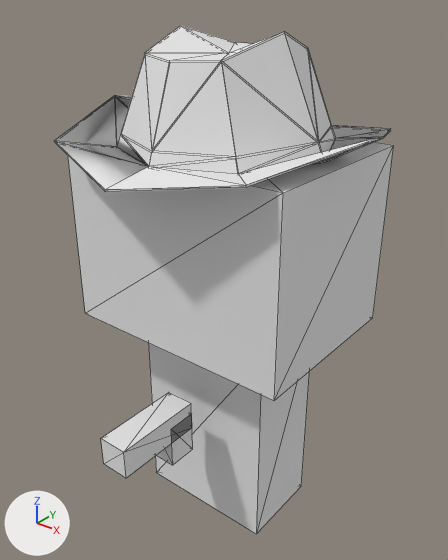
The OBJ model project/resources/Caracter/Player/Player.obj, before and after one commit.
Rendered twice from a camera (50 mm lens) standing at (2.34, -2.97, 2.61) and looking at (-0.02, -0.02, 0.77). Every picture has the same lights, and +X, +Y and +Z are marked at lower left. The first picture is the older version. Mesh edges are drawn as thin lines. Where no turn or scale is listed for an object, it has been applied to the vertices. Vertices at exactly the same position are counted once.
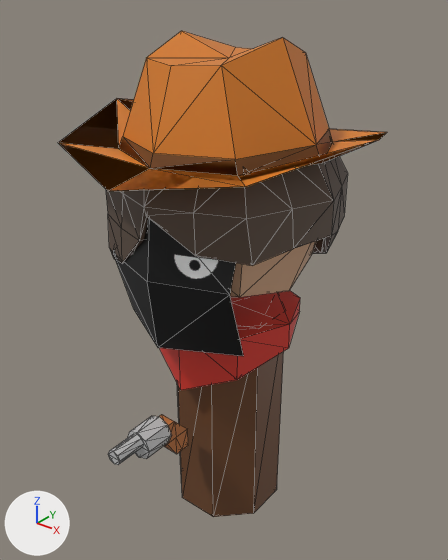
What changed in the scene script:
```text
Add img_player_png:
    img_player_png = load_image('Player.png', 'Player.png', 1024, 1024, 'sRGB')
Add img_hat_png:
    img_hat_png = load_image('Hat.png', 'Hat.png', 1024, 1024, 'sRGB')
Add mat_material:
    mat_material = principled_material('Material')
    mat_material.texture = img_player_png
Add mat_material_001:
    mat_material_001 = principled_material('Material.001')
    mat_material_001.texture = img_hat_png
Change me_cube:
    used by ob_cube; location = (0.0, 0.0, 0.0)
    remove me_cube.from_pydata(...)  # 32 vertices, 48 faces; spans x -0.8..0.8, y -1.12..0.6, z -1.0..1.7
    remove me_cube.materials.append(mat_マテリアル_001)  # white #e7e7e7
    add me_cube.from_pydata(...)  # 261 vertices, 480 faces; spans x -0.74..0.75, y -1.11..0.77, z -1.0..2.03
    me_cube part 2: a new loose piece, an 8-sided cylinder along y spanning x -0.1..0.1, y -0.91..-0.71, z -0.14..0.06, in mat_material (picture img_player_png)
    me_cube part 3: a new loose piece, an 8-sided cylinder along z spanning x -0.37..0.37, y -0.37..0.37, z -1.0..0.6, in mat_material (picture img_player_png)
    me_cube part 4: the loose piece of 8 vertices spanning x -0.8..0.8, y -0.6..0.6, z 0.5..1.7 is rebuilt with 26 vertices and now spans x -0.67..0.67, y -0.67..0.67, z 0.66..2.01, in mat_material (picture img_player_png)
    me_cube part 5: the loose piece of 8 vertices spanning x -0.1..0.1, y -0.71..-0.51, z -0.28..0.02 is rebuilt with 16 vertices and now spans x -0.06..0.06, y -0.71..-0.51, z -0.28..0.01, in mat_material (picture img_player_png)
    me_cube part 6: a new loose piece of 146 vertices spanning x -0.74..0.75, y -0.75..0.77, z 0.83..2.03, in mat_material (picture img_player_png)
    me_cube part 7: a new loose piece of 16 vertices spanning x -0.05..0.05, y -1.11..-0.91, z -0.05..0.05, in mat_material (picture img_player_png)
    me_cube part 8: a new loose piece of 16 vertices spanning x -0.5..0.5, y -0.5..0.5, z 0.15..0.61, in mat_material (picture img_player_png)
    me_cube part 9
    16 vertices are removed from x -0.5..0.5, y -1.12..0.3, z -1.0..0.5
    24 faces are deleted
    9 vertices are added at x -0.47..0.47, y -0.75..-0.45, z 0.58..1.52
    8 new faces join them
    add me_cube.materials.append(mat_material)  # picture img_player_png
Change me_cube_001:
    used by ob_cube_001; location = (0.0, 0.0, 0.0)
    remove me_cube_001.from_pydata(...)  # 66 vertices, 160 faces; spans x -1.0..1.0, y -1.0..1.0, z 1.64..2.35
    remove me_cube_001.materials.append(mat_material_003)  # white #e7e7e7
    add me_cube_001.from_pydata(...)  # 35 vertices, 62 faces; spans x -0.98..0.98, y -0.98..0.98, z 1.64..2.33
    me_cube_001 part 1: the whole mesh is rebuilt
    add me_cube_001.materials.append(mat_material_001)  # picture img_hat_png
```

What differs and where, as boxes [x1, y1, x2, y2] in the pictures (448 x 560 px):
'Cube', reshaped, recoloured: before [68, 142, 394, 534]; after [106, 156, 348, 517]
'Cube.001', reshaped, recoloured: before [54, 26, 391, 192]; after [58, 31, 387, 191]
part 2 of me_cube, added: after [127, 416, 171, 459]
part 3 of me_cube, added (brown): after [177, 351, 284, 517]
part 4 of me_cube, rebuilt: before [68, 142, 394, 401]; after [230, 241, 317, 297]
part 5 of me_cube, rebuilt: before [157, 416, 193, 465]; after [159, 415, 188, 454]
part 6 of me_cube, added (brown): after [106, 156, 348, 265]
part 7 of me_cube, added: after [108, 434, 143, 465]
part 8 of me_cube, added (red): after [159, 291, 300, 390]
part 9 of me_cube, reshaped: before [101, 343, 309, 534]; after [113, 218, 244, 356]
